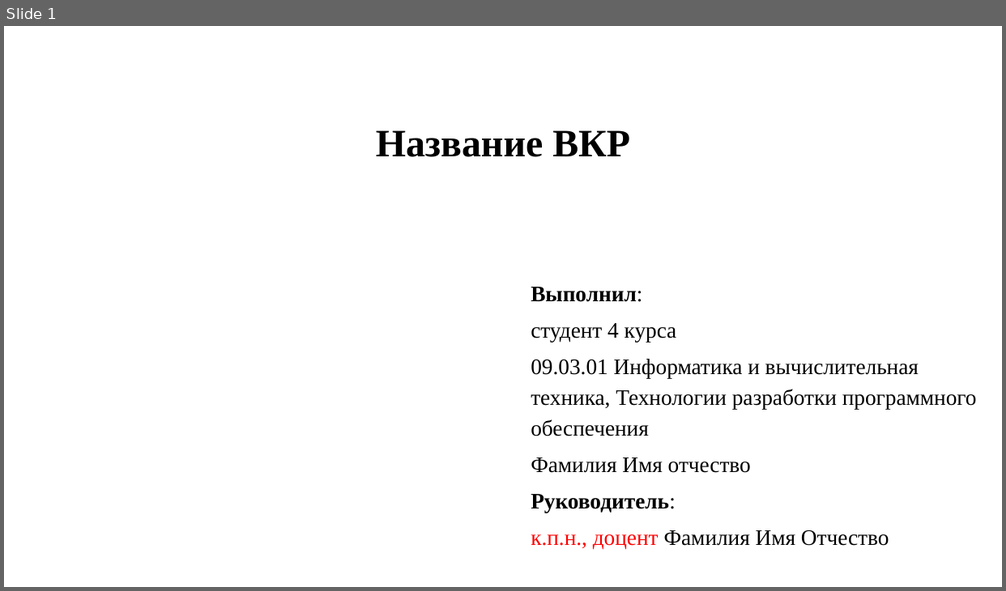
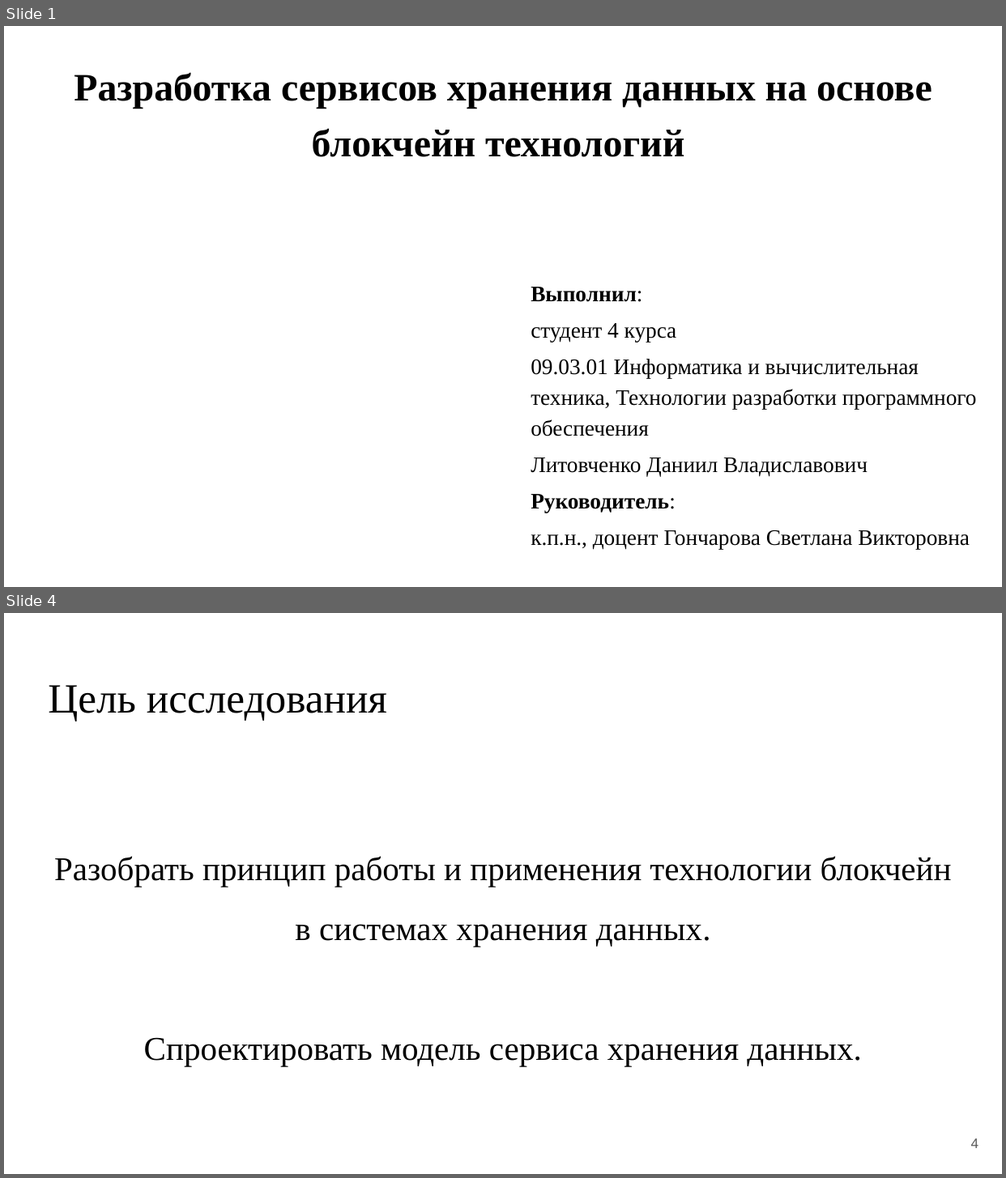
Before and after one commit to DaniilLitvochenko/prediplom_pract, a slide deck: Литовченко Д.В. ИСР2.pptx. Shown one above the other, each under a label of ours: slide 1 before the commit, slides 1 and 4 after it; the slides between them are not shown. The pictures are 1006x591 and 1006x1178 pixels, drawn with LibreOffice and Linux fonts; fonts in the diff are those of the drawing. Boxes give left, top, right and bottom in pixels: in the first picture for what was removed or moved away, otherwise in the second. Text is boxed around its words. In the diff, an @@ line names an element or a change of style, - is before the commit and + after.

```diff
--- a/Литовченко Д.В. ИСР2.pptx
+++ b/Литовченко Д.В. ИСР2.pptx
@@ slide 4 added at [4,613,1002,1174], background #FFFFFF @@
@@ title added at [48,685,387,722], 30 pt, text #000000 @@
+Цель исследования
@@ text added at [54,856,952,1067], 24 pt, text #000000 @@
+Разобрать принцип работы и применения технологии блокчейн в системах хранения данных.
+Спроектировать модель сервиса хранения данных.
@@ page number added at [971,1139,979,1148], 10 pt, text #595959 @@
+4
@@ slide 1 changed as well @@
@@ title at [74,72,932,157]: text changed @@
-Название ВКР
+Разработка сервисов хранения данных на основе блокчейн технологий
@@ subtitle at [530,458,867,476]: text changed @@
-Фамилия Имя отчество
+Литовченко Даниил Владиславович
@@ subtitle at [530,531,970,549]: text changed @@
-к.п.н., доцент Фамилия Имя Отчество
+к.п.н., доцент Гончарова Светлана Викторовна
```
Also in this commit, not shown: 1 other slide changed, 8 other slides added, 6 slides removed, 1 other file.
